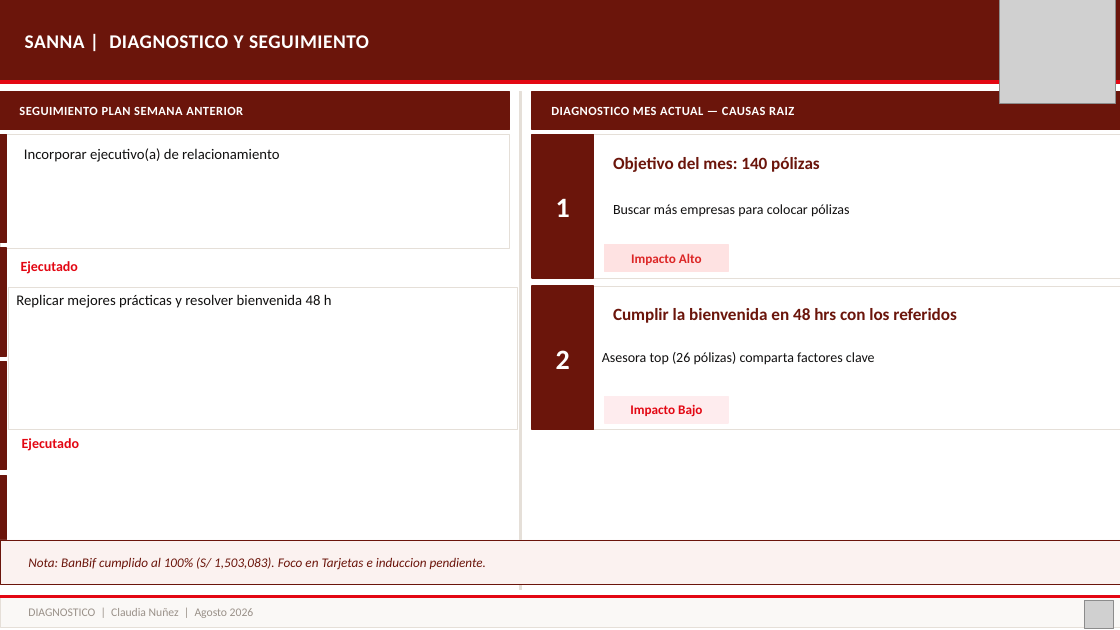
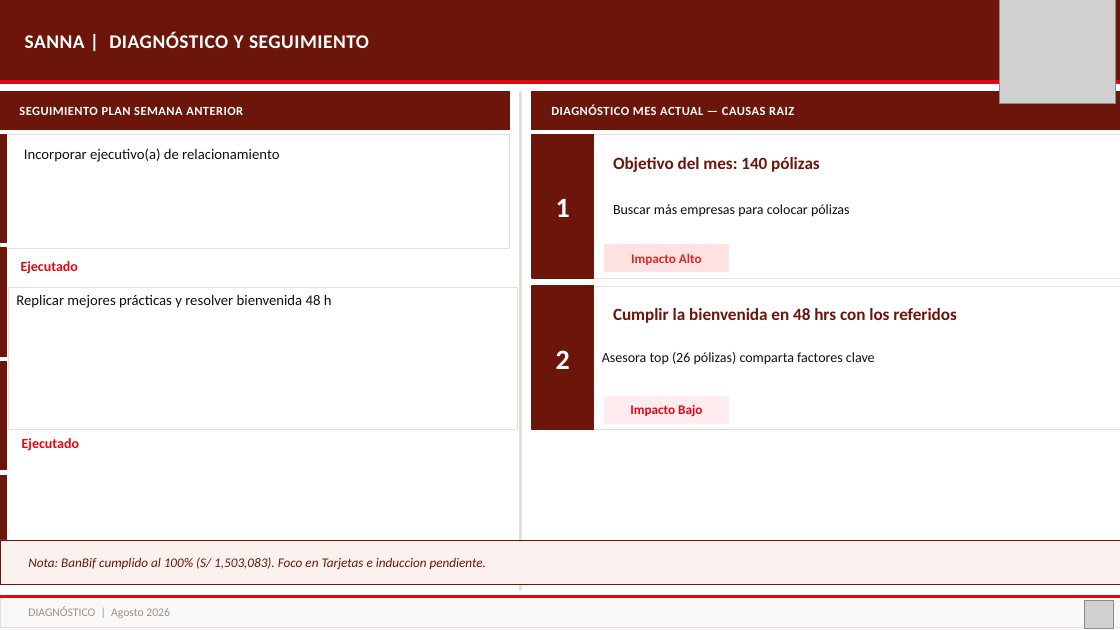
Before and after one commit to piere0405/streamlit_app, a slide deck: slide 68 of plantilla_campanias.pptx. Drawn at 1120x630 pixels with LibreOffice and Linux fonts; fonts in the diff are those of the drawing; grey boxes stand for pictures. Boxes give left, top, right and bottom in pixels: in the first picture for what was removed or moved away, otherwise in the second. Text is boxed around its words. In the diff, an @@ line names an element or a change of style, - is before the commit and + after.

```diff
--- a/plantilla_campanias.pptx
+++ b/plantilla_campanias.pptx
@@ text at <box>25,32,369,48</box>: text changed @@
-SANNA | DIAGNOSTICO Y SEGUIMIENTO
+SANNA | DIAGNÓSTICO Y SEGUIMIENTO
@@ text at <box>551,105,794,115</box>: text changed @@
-DIAGNOSTICO MES ACTUAL — CAUSAS RAIZ
+DIAGNÓSTICO MES ACTUAL — CAUSAS RAIZ
@@ text at <box>28,606,170,618</box>: text changed @@
-DIAGNOSTICO | Claudia Nuñez | Agosto 2026
+DIAGNÓSTICO | Agosto 2026
```
Also in this commit, not shown: 54 other slides changed, 1 other file.
